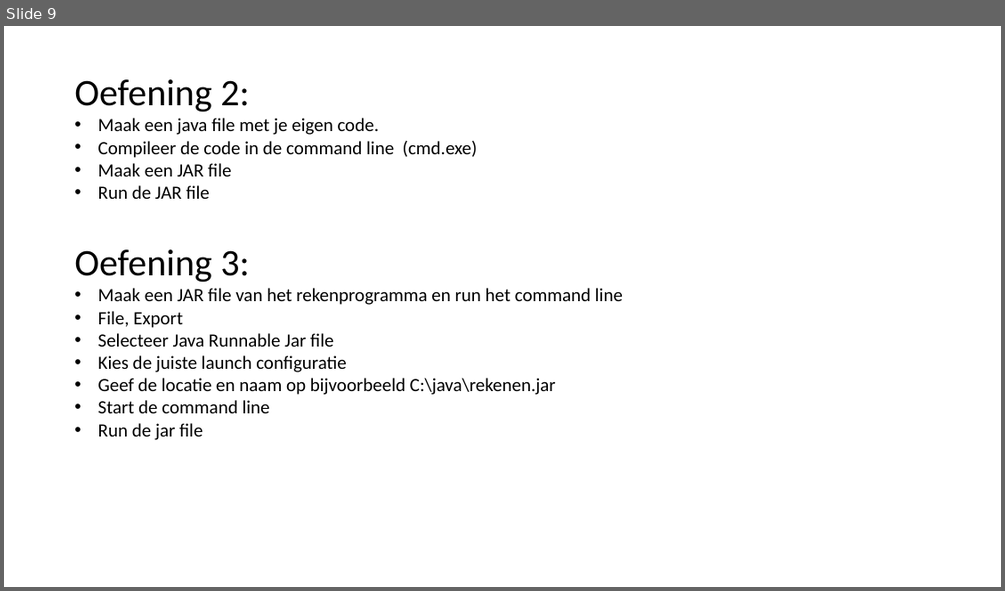
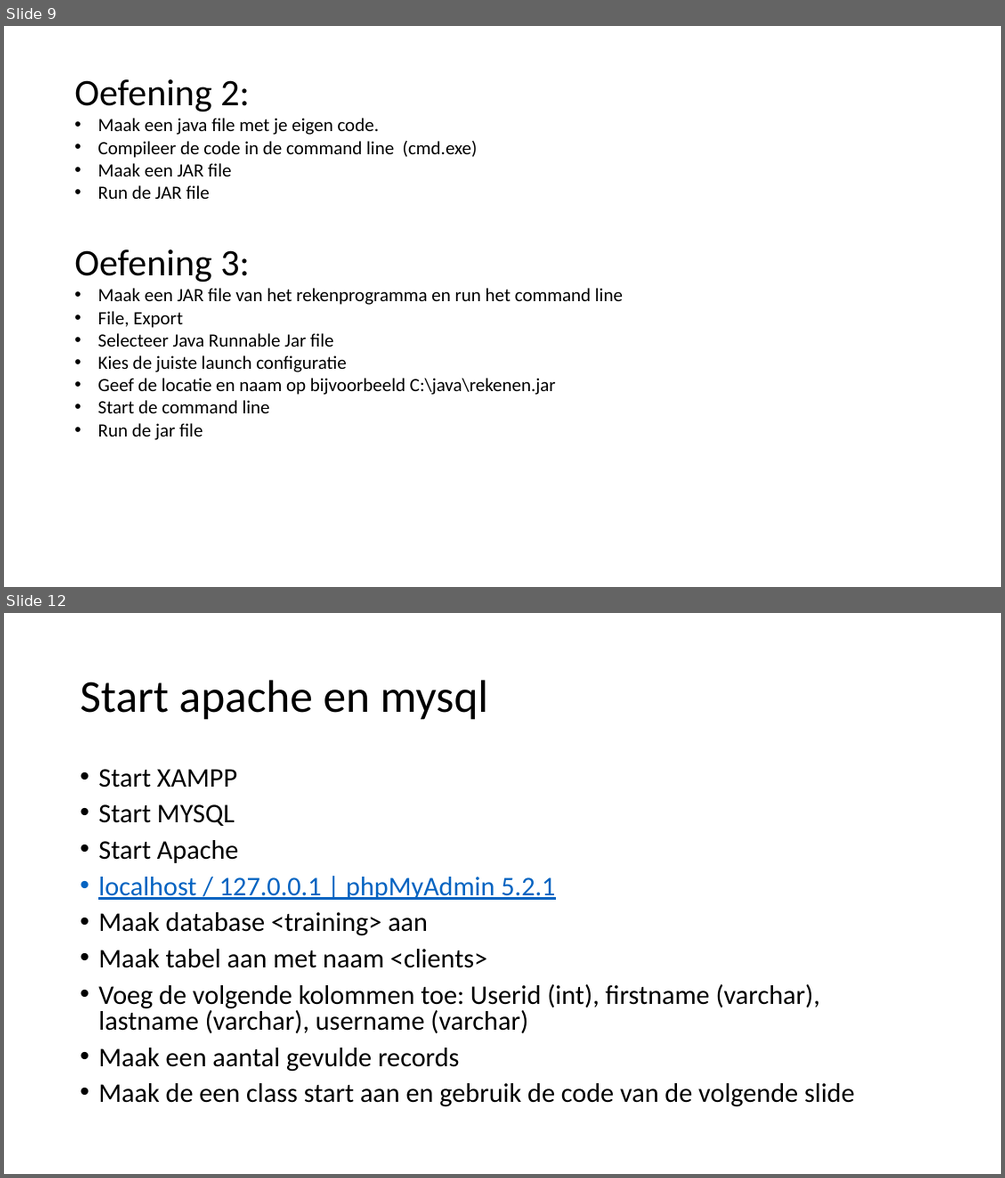
Before and after one commit to otcap/training, a slide deck: java/quickstart/Java training.pptx. Shown one above the other, each under a label of ours: slide 9 before the commit, slides 9 and 12 after it; the slides between them are not shown. The pictures are 1005x591 and 1005x1178 pixels, drawn with LibreOffice and Linux fonts; fonts in the diff are those of the drawing. Boxes give left, top, right and bottom in pixels: in the first picture for what was removed or moved away, otherwise in the second. Text is boxed around its words. In the diff, an @@ line names an element or a change of style, - is before the commit and + after.

```diff
--- a/java/quickstart/Java training.pptx
+++ b/java/quickstart/Java training.pptx
@@ slide 12 added at <box>4,613,1001,1174</box>, background #FFFFFF @@
@@ title added at <box>80,680,489,720</box>, 44 pt, text #000000 @@
+Start apache en mysql
@@ text added at <box>98,769,855,1107</box>, 25.9 pt, text #000000 @@
+• Start XAMPP
+• Start MYSQL
+• Start Apache
+• localhost / 127.0.0.1 | phpMyAdmin 5.2.1
+• Maak database <training> aan
+• Maak tabel aan met naam <clients>
+• Voeg de volgende kolommen toe: Userid (int), firstname (varchar), lastname (varchar), username (varchar)
+• Maak een aantal gevulde records
+• Maak de een class start aan en gebruik de code van de volgende slide
```
Also in this commit, not shown: 1 slide changed, 3 other slides added, 1 slide removed.
